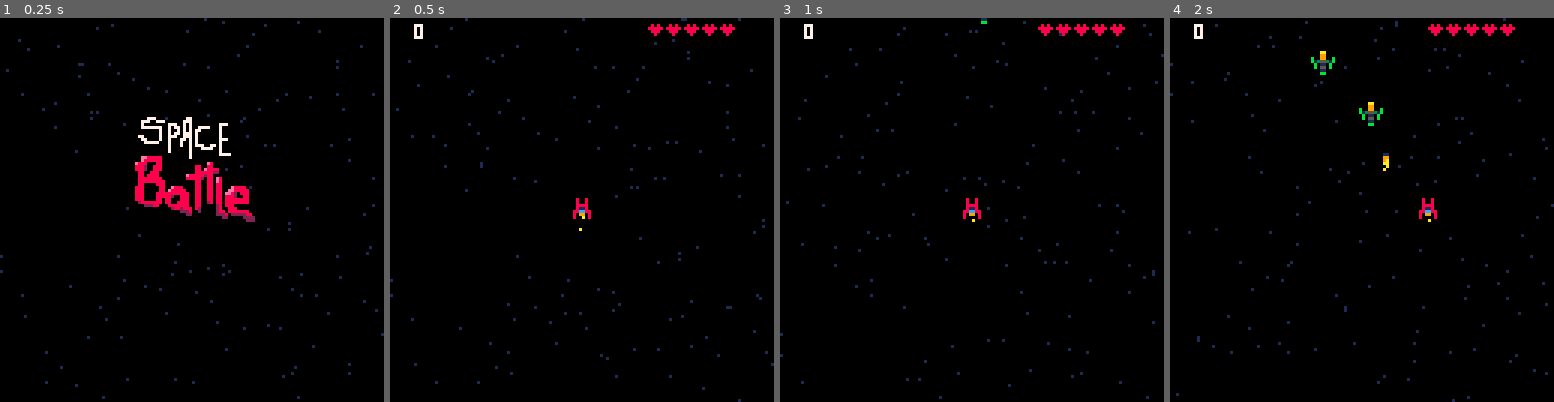
Above: before the commit, frames 1-4 (left to right).
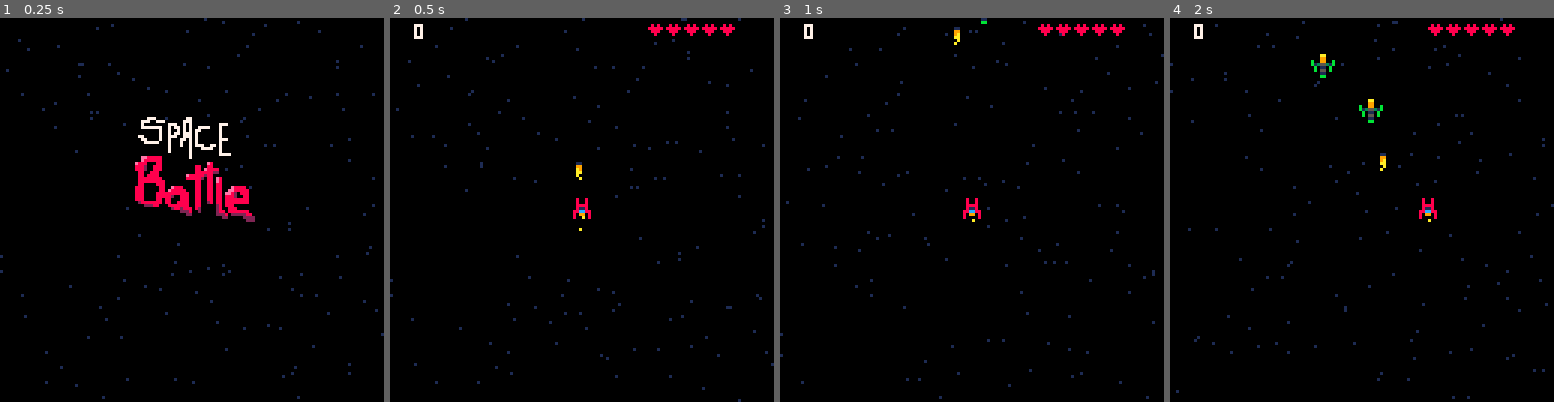
Above: after the commit, the same moments.

Repository: codyloyd/spacebattle
Game: PICO-8 cartridge spaceship.p8
The game is run twice, just before and just after one commit, with the same random seed, the same clock (stepped at 60 frames per second) and the same inputs.
Inputs:
- Up to frame 1 (0.25 s): no input
- Up to frame 2 (0.5 s): tap X (X key) at 0.33 s
- Up to frame 3 (1 s): no input
- Up to frame 4 (2 s): tap X (X key) at 1.07, 1.85 s; hold Right from 1.6 s (still down)

Frame 1 is identical in both runs. In frame 2, less than 0.1% of the frame differs, in the area x 48-50%, y 37-43%; in frame 3, less than 0.1%; in frame 4, 1.2%, in the area x 0-99%, y 0-100%.

Commit message:
update controller

Diff:
--- a/spaceship.p8
+++ b/spaceship.p8
@@ -11,10 +11,14 @@
 music(0)
 
 function _init()
+	powerups = {}
 	ship = {
 		sprite = 1,
 		spritelist = {6,7,8,9,10,11},
 		spritecounter = 1,
+		doublegun = false,
+		powerups = 0,
+		shootrate = 1,
 		h = 5,
 		p = 0,
 		x = 60,
@@ -135,18 +139,45 @@
 		spritelist = {20}
 		d = .5
 	end
-	local b = {
-		enemy = enemy,
-		sprite = sprite,
-		spritelist = spritelist,
-		spritecounter = 1,
-		x = ship.x,
-		y = ship.y,
-		dx = (rnd(2) - 1)/3,
-		dy = 3 * d,
-		box = {x1=2, y1=2, x2=4, y2=4}
-	}
-	add(bullets, b)
+	if ship.doublegun then
+		local b = {
+			enemy = enemy,
+			sprite = sprite,
+			spritelist = spritelist,
+			spritecounter = 1,
+			x = ship.x - 4,
+			y = ship.y,
+			dx = (rnd(2) - 1)/3,
+			dy = 3 * d,
+			box = {x1=2, y1=2, x2=4, y2=4}
+		}
+		add(bullets, b)
+		local b = {
+			enemy = enemy,
+			sprite = sprite,
+			spritelist = spritelist,
+			spritecounter = 1,
+			x = ship.x + 4,
+			y = ship.y,
+			dx = (rnd(2) - 1)/3,
+			dy = 3 * d,
+			box = {x1=2, y1=2, x2=4, y2=4}
+		}
+		add(bullets, b)
+	else
+		local b = {
+			enemy = enemy,
+			sprite = sprite,
+			spritelist = spritelist,
+			spritecounter = 1,
+			x = ship.x,
+			y = ship.y,
+			dx = (rnd(2) - 1)/3,
+			dy = 3 * d,
+			box = {x1=2, y1=2, x2=4, y2=4}
+		}
+		add(bullets, b)
+	end
 end
 
 function move_bullets()
@@ -306,6 +337,24 @@
 	end
 end
 
+function spawn_powerup()
+	add(powerups,{
+		x = rnd(64) + 40,
+		y = -8,
+		r = 0,
+		box = {x1=0, y1=0, x2=3, y2=3}
+	})
+end
+
+function collide_powerups()
+	foreach(powerups, function(p)
+		if coll(p,ship) then
+			ship.powerups += 1
+			del(powerups,p)
+		end
+	end)
+end
+
 function update_start_screen()
 	t += 1
 	move_stars(.5)
@@ -328,6 +377,7 @@
 	end
 end
 
+bulletcounter = 0
 function update_game()
 	t+=1
 	if ship.h < 2 then
@@ -345,13 +395,28 @@
 		respawn_enemies()
 	end
 
-	if (btnp(5) and t) fire_bullets(ship, false)
+	if ship.p % 4000 == 0 and ship.p > 0 and #powerups == 0 then
+		spawn_powerup()
+	end
+
+	if btn(5) and bulletcounter < t then
+		bulletcounter = t + 6 - ship.shootrate
+		fire_bullets(ship, false)
+	end
 	animate_ship()
 	move_bullets()
 	move_enemies()
 	move_stars(1)
 	move_explosions()
 	move_ship()
+	calculate_powerups()
+	collide_powerups()
+end
+
+function calculate_powerups()
+	if (ship.powerups >= 1) ship.shootrate = 2
+	if (ship.powerups >= 3) ship.shootrate = 3
+	if (ship.powerups >= 5) ship.doublegun = true
 end
 
 function draw_game()
@@ -388,13 +453,28 @@
 	foreach(explosions,function(e)
 		circ(e.x+m_x,e.y+m_y,e.t/3,8+e.t%3)
 	end)
+
+	foreach(powerups, function(p)
+		circ(p.x+2, p.y+2, p.r%10, 6)
+		circ(p.x+2, p.y+2, (p.r+5)%10, 12)
+		spr(19,p.x,p.y)
+		p.r += .6
+		p.y += .2
+	end)
+
 	spr(ship.sprite, ship.x+m_x, ship.y+m_y, 1, 2)
+	if ship.doublegun then
+		spr(39, ship.x+m_x-4, ship.y+m_y, 2, 1)
+	end
 	for i=1,5 do
 		if i <= ship.h then
 			spr(17,80+6*i,2)
 		else
 			spr(18,80+6*i,2)
 		end
+	end
+	for i=0,ship.powerups-1 do
+		spr(19,6*i,124)
 	end
 	print(ship.p,8,2,7)
 	if whiteframe then
@@ -444,27 +524,27 @@
 00700700880990880000a000000a00000b0550b00800003008099080080990800809908008099080080990800809908000000000000000000000000000000000
 00000000880a0088000000000000000000011000000aa000080a00800800008008000080080000800800a0800800008000000000000000000000000000000000
 000000000000a0000000000000000000000bb00000089000000000000000a000000000000000000000000000000a000000000000000000000000000000000000
-0000000008080000060600000080800000000000000aa0000000000000000000000a000000000000000000000000000000000000000000000000000000000000
-0000000088888000666660000080800000000000000990000000000000000000000000000000a000000000000000000000000000000000000000000000000000
-00000000088800000666000000888000000000001009900100000000000000000000000000000000000a00000000000000000000000000000000000000000000
-000000000080000000600000008180000000000021d88d1200000000000000000000000000000000000000000000000000000000000000000000000000000000
-000000000000000000000000028c8800008800000207702000000000000000000000000000000000000000000000a00000000000000000000000000000000000
-0000000000000000000000000209080000880000020dd02000000000000000000000000000000000000000000000000000000000000000000000000000000000
-0000000000000000000000000200080000880000000dd00000000000000000000000000000000000000000000000000000000000000000000000000000000000
-000000000000000000000000000a0000008800000002200000000000000000000000000000000000000000000000000000000000000000000000000000000000
+0000000008080000060600007777000000000000000aa0000000000000000000000a000000000000000000000000000000000000000000000000000000000000
+0000000088888000666660007cc7000000000000000990000000000000000000000000000000a000000000000000000000000000000000000000000000000000
+0000000008880000066600007cc70000000000001009900100000000000000000000000000000000000a00000000000000000000000000000000000000000000
+000000000080000000600000777700000000000021d88d1200000000000000000000000000000000000000000000000000000000000000000000000000000000
+00000000000000000000000000000000000000000207702000000000000000000000000000000000000000000000a00000000000000000000000000000000000
+0000000000000000000000000000000000800000020dd02000000000000000000000000000000000000000000000000000000000000000000000000000000000
+0000000000000000000000000000000000800000000dd00000000000000000000000000000000000000000000000000000000000000000000000000000000000
+00000000000000000000000000000000008000000002200000000000000000000000000000000000000000000000000000000000000000000000000000000000
 00000000005005000000000000000000000000000000000900000000000000000000000000000000000000000000000000000000000000000000000000000000
 00000000005005000000000000000000000000000000a00000000000000000000000000000000000000000000000000000000000000000000000000000000000
-00000000005555000000000000000000000000002002200200000000000000000000000000000000000000000000000000000000000000000000000000000000
-000000000050050000000000000000000000000021a0081200000000000000000000000000000000000000000000000000000000000000000000000000000000
-0000000005500550000000000000000000000000020a102000000000000000000000000000000000000000000000000000000000000000000000000000000000
-00000000050550500000000000000000000000000800002000000000000000000000000000000000000000000000000000000000000000000000000000000000
-0000000005000050000000000000000000000000000aa00000000000000000000000000000000000000000000000000000000000000000000000000000000000
-00000000000000000000000000000000000000000008900000000000000000000000000000000000000000000000000000000000000000000000000000000000
-00000000000000000000000000000000000000000000000000000000000000000000000000000000000000000000000000000000000000000000000000000000
-00000000000000000000000000000000000000000000000000000000000000000000000000000000000000000000000000000000000000000000000000000000
-00000000000000000000000000000000000000000000000000000000000000000000000000000000000000000000000000000000000000000000000000000000
-00000000000000000000000000000000000000000000000000000000000000000000000000000000000000000000000000000000000000000000000000000000
-00000000000000000000000000000000000000000000000000000000000070000000000000000000000000000000000000000000000000000000000000000000
+00000000005555000000000000000000000000002002200200000000000080000008000000000000000000000000000000000000000000000000000000000000
+000000000050050000000000000000000000000021a0081200000000000050000005000000000000000000000000000000000000000000000000000000000000
+0000000005500550000000000000000000000000020a102000000000000050000005000000000000000000000000000000000000000000000000000000000000
+00000000050550500000000000000000000000000800002000000000000960000006900000000000000000000000000000000000000000000000000000000000
+0000000005000050000000000000000000000000000aa00000000000000950000005900000000000000000000000000000000000000000000000000000000000
+00000000000000000000000000000000000000000008900000000000009900000000990000000000000000000000000000000000000000000000000000000000
+00000000000000000000000000000000000000000000000000000000000000000000000000000000000000000000000000000000000000000000000000000000
+00000000000000000000000000000000000000000000000000000000000000000000000000000000000000000000000000000000000000000000000000000000
+00000000000000000000000000000000000000000000000000000000000000000000000000000000000000000000000000000000000000000000000000000000
+00000000000000000000000000000000000000000000000000000000000000000000000000000000000000000000000000000000000000000000000000000000
+00000000000000000000000000000000000000000000000000000000000000000000000000000000000000000000000000000000000000000000000000000000
 00000000000000000000000000000000000000000000000000000000000000000000000000000000000000000000000000000000000000000000000000000000
 00000000000000000000000000000000000000000000000000000000000000000000000000000000000000000000000000000000000000000000000000000000
 00000000000000000000000000000000000000000000000000000000000000000000000000000000000000000000000000000000000000000000000000000000
Not shown, changed: spacebattle.js
